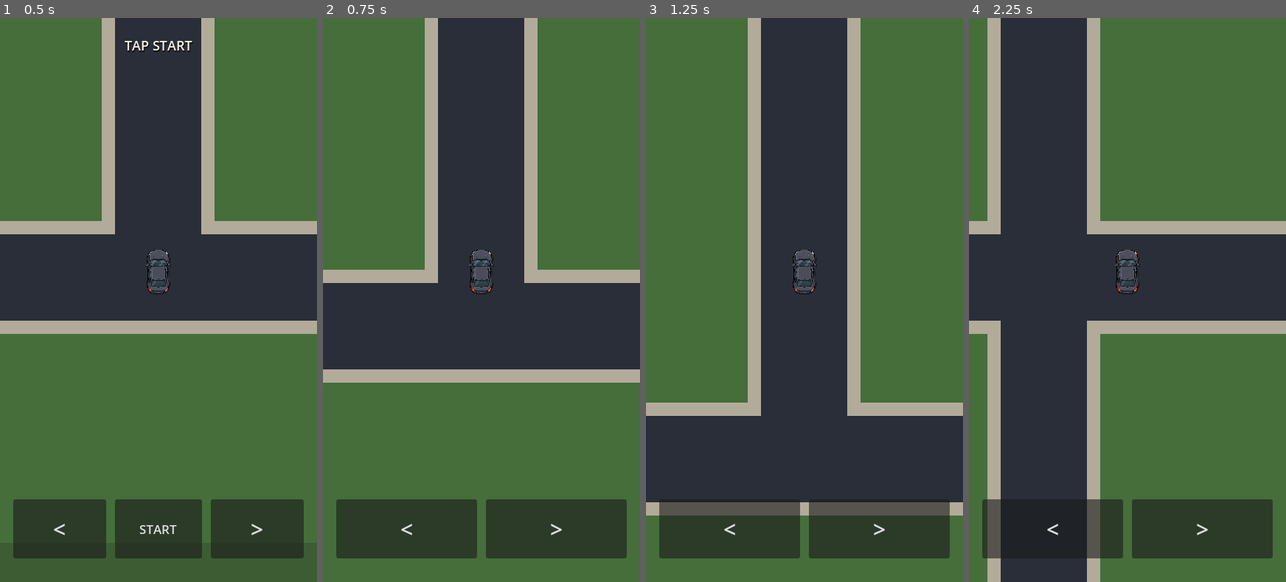
Above: before the commit, frames 1-4 (left to right).
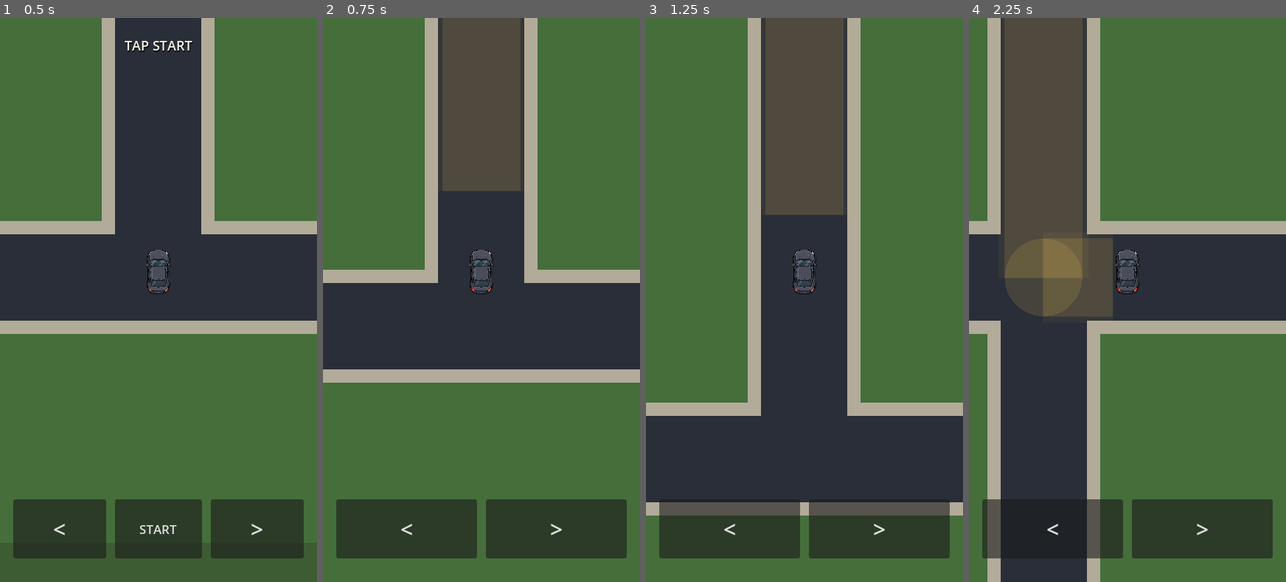
Above: after the commit, the same moments.

Repository: patrickcallahancomedy/comedian
Game: Godot game, scene res://scenes/drive/drive_module.tscn
Same seed, same stepped clock (60 frames per second), same inputs: the game is played once before the commit and once after it.
Inputs (mouse positions are in pixels of both pictures, inside the frame that each line leads up to):
- Up to frame 1 (0.5 s): no input
- Up to frame 2 (0.75 s): click "START" at 0.5 s
- Up to frame 3 (1.25 s): no input
- Up to frame 4 (2.25 s): tap Enter (ui_accept) at 1.25, 1.52 s; move the mouse to (1197, 271) at 1.27 s; hold Right 1.28-2 s; tap Space at 1.35 s; click (1197, 271) at 1.42 s; drag from (1064, 328) to (1111, 412) at 2.02 s

Frame 1 is identical in both runs. In frame 2, 7.6% of the frame differs, in the area x 37-63%, y 0-31%; in frame 3, 8.6%; in frame 4, 14%, in the area x 11-46%, y 0-53%.

Commit message:
Illuminate route road segments

Diff:
--- a/godot/scripts/drive/drive_navigation.gd
+++ b/godot/scripts/drive/drive_navigation.gd
@@ -6,10 +6,11 @@
 
 const MAP = preload("res://scripts/drive/drive_grid_map.gd")
 
-const ROUTE_LINE_COLOR := Color(0.95, 0.73, 0.28, 0.14)
-const ROUTE_LINE_UNDERLAY := Color(0.02, 0.025, 0.03, 0.04)
-const ROUTE_WIDTH_RATIO := 0.48
-const ROUTE_START_AHEAD_RATIO := 0.58
+const ROUTE_GLOW_COLOR := Color(0.98, 0.78, 0.30, 0.055)
+const ROUTE_LIGHT_COLOR := Color(1.0, 0.82, 0.34, 0.13)
+const ROUTE_GLOW_WIDTH_RATIO := 1.04
+const ROUTE_LIGHT_WIDTH_RATIO := 0.90
+const ROUTE_START_AHEAD_RATIO := 0.18
 
 @onready var drive = $"../CityMap"
 @onready var status_label: Label = $"../StatusLabel"
@@ -61,67 +62,83 @@
 		return
 
 	var route := _current_route_states()
-	if route.size() < 2:
-		return
-
+	if route.is_empty():
+		return
+
+	var world_points := _route_world_points(route)
+	if world_points.size() < 2:
+		return
+
+	var road_world_width: float = (
+		drive.NEIGHBORHOOD_ROAD_WIDTH
+		if drive.road_kind == "neighborhood"
+		else drive.CITY_ROAD_WIDTH
+	)
+	var zoom: float = drive._current_world_zoom()
+	var glow_width: float = road_world_width * zoom * ROUTE_GLOW_WIDTH_RATIO
+	var light_width: float = road_world_width * zoom * ROUTE_LIGHT_WIDTH_RATIO
+
+	for index in range(world_points.size() - 1):
+		var from_world: Vector2 = world_points[index]
+		var to_world: Vector2 = world_points[index + 1]
+
+		if index > 0 and not _world_segment_is_local(from_world, to_world):
+			continue
+
+		var from_screen: Vector2 = drive._world_to_screen(from_world)
+		var to_screen: Vector2 = drive._world_to_screen(to_world)
+
+		if index == 0:
+			from_screen = from_screen.lerp(to_screen, ROUTE_START_AHEAD_RATIO)
+
+		_draw_illuminated_segment(
+			from_screen,
+			to_screen,
+			glow_width,
+			light_width
+		)
+
+
+func _route_world_points(route: Array[Vector3i]) -> PackedVector2Array:
 	var points := PackedVector2Array()
-	var next_state: Vector3i = route[1]
-	var next_cell := Vector2i(next_state.x, next_state.y)
-	var next_world: Vector2 = (
-		MAP.neighborhood_cell_center(next_cell)
-		if drive.road_kind == "neighborhood"
-		else drive._city_cell_center(next_cell)
-	)
-	var next_screen: Vector2 = drive._world_to_screen(next_world)
-
-	# Leave a clear gap around the car. The overlay begins over halfway to
-	# the next intersection so it reads like navigation ahead, not paint
-	# sitting underneath the player sprite.
-	points.append(
-		drive.player_screen_center.lerp(
-			next_screen,
-			ROUTE_START_AHEAD_RATIO
-		)
-	)
-
-	for index in range(1, route.size()):
-		var state: Vector3i = route[index]
+	points.append(drive.visual_world_position)
+
+	for state in route:
 		var cell := Vector2i(state.x, state.y)
 		var world_position: Vector2 = (
 			MAP.neighborhood_cell_center(cell)
 			if drive.road_kind == "neighborhood"
 			else drive._city_cell_center(cell)
 		)
-		var screen_point: Vector2 = drive._world_to_screen(world_position)
-		if points[points.size() - 1].distance_to(screen_point) > 1.0:
-			points.append(screen_point)
-
-	if points.size() < 2:
-		return
-
-	var road_world_width: float = (
-		drive.NEIGHBORHOOD_ROAD_WIDTH
+		if points[points.size() - 1].distance_to(world_position) > 0.5:
+			points.append(world_position)
+
+	return points
+
+
+func _world_segment_is_local(from_world: Vector2, to_world: Vector2) -> bool:
+	var expected_length: float = (
+		float(MAP.NEIGHBORHOOD_CELL)
 		if drive.road_kind == "neighborhood"
-		else drive.CITY_ROAD_WIDTH
-	)
-	var route_width: float = (
-		road_world_width
-		* drive._current_world_zoom()
-		* ROUTE_WIDTH_RATIO
-	)
-
-	draw_polyline(
-		points,
-		ROUTE_LINE_UNDERLAY,
-		route_width + 3.0,
-		true
-	)
-	draw_polyline(
-		points,
-		ROUTE_LINE_COLOR,
-		route_width,
-		true
-	)
+		else float(MAP.CITY_CELL)
+	)
+	var delta := to_world - from_world
+	var axis_aligned := (
+		is_zero_approx(delta.x)
+		or is_zero_approx(delta.y)
+	)
+	return axis_aligned and delta.length() <= expected_length + 0.5
+
+
+func _draw_illuminated_segment(
+	from_screen: Vector2,
+	to_screen: Vector2,
+	glow_width: float,
+	light_width: float
+) -> void:
+	draw_line(from_screen, to_screen, ROUTE_GLOW_COLOR, glow_width, true)
+	draw_line(from_screen, to_screen, ROUTE_LIGHT_COLOR, light_width, true)
+	draw_circle(to_screen, light_width * 0.5, ROUTE_LIGHT_COLOR)
 
 
 func _current_route_states() -> Array[Vector3i]:
